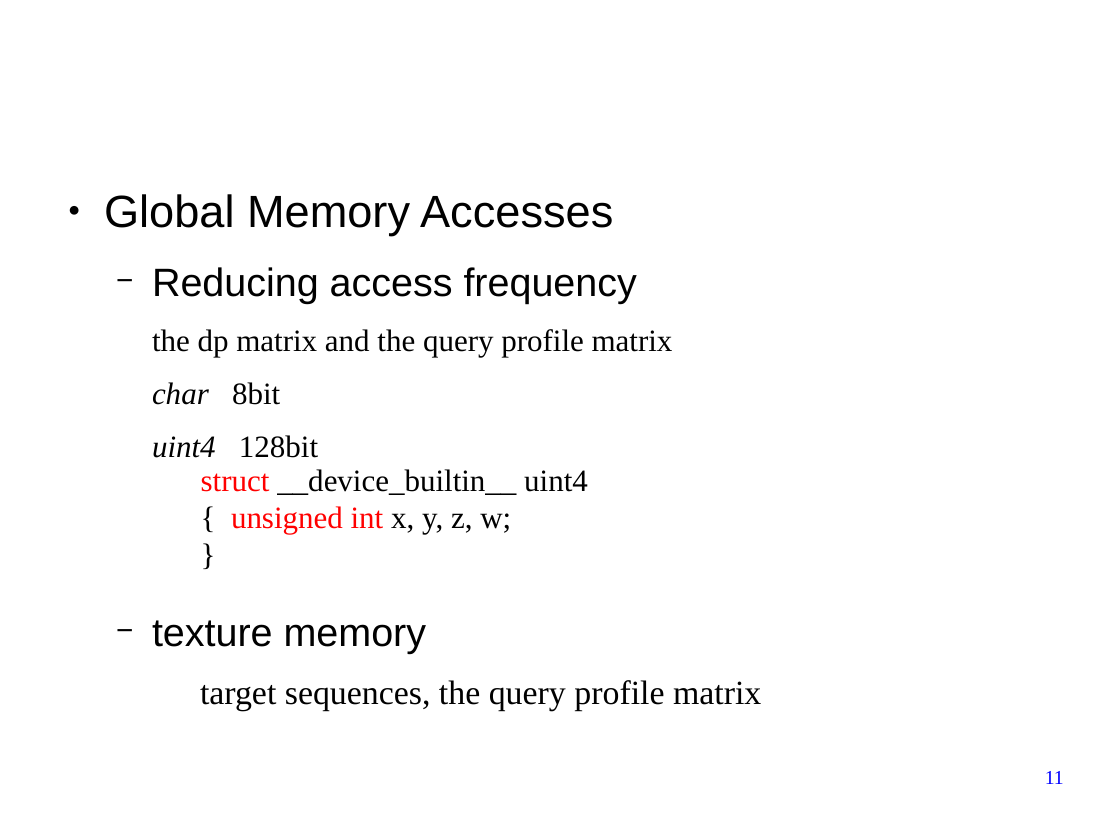
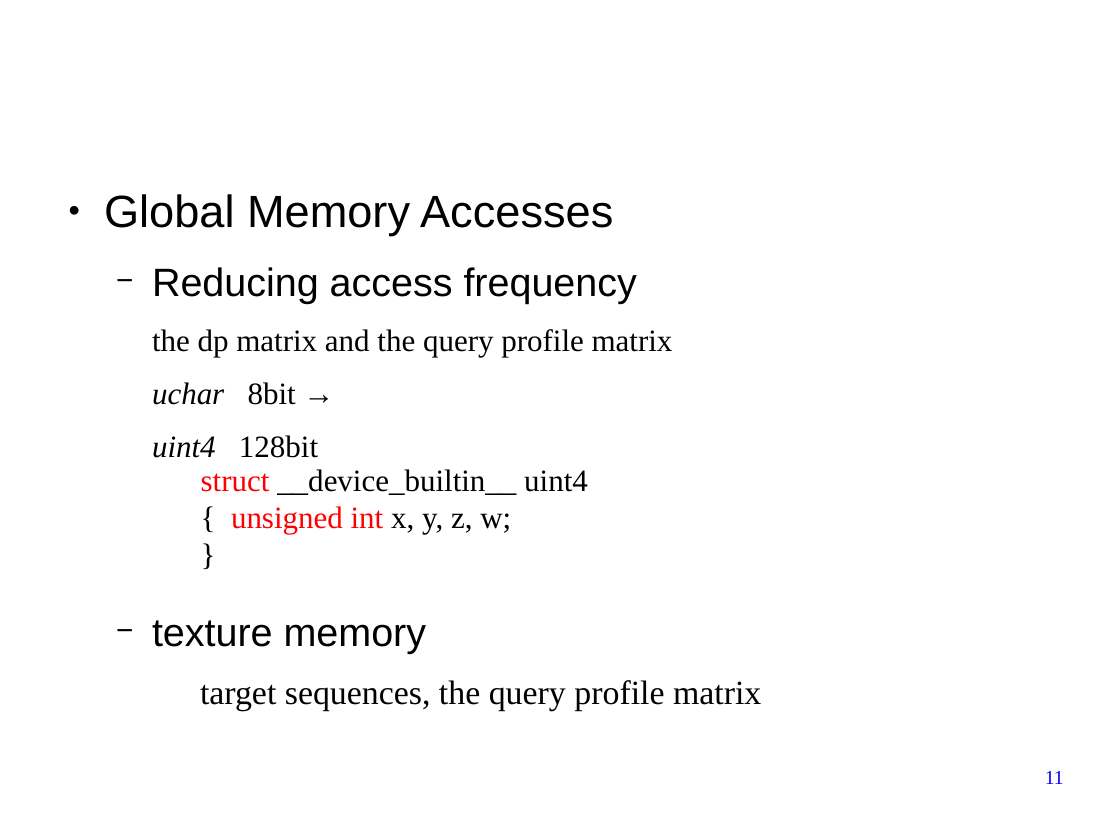
Before and after one commit to forestcheng/cudahmmsearch, a slide deck: slide 11 of thesis/thesisDefense.odp. Drawn at 1120x840 pixels with LibreOffice and Linux fonts; fonts in the diff are those of the drawing; background and template pictures are left out. Boxes give left, top, right and bottom in pixels: in the first picture for what was removed or moved away, otherwise in the second. Text is boxed around its words. In the diff, an @@ line names an element or a change of style, - is before the commit and + after.

```diff
--- a/thesis/thesisDefense.odp
+++ b/thesis/thesisDefense.odp
@@ text at <box>152,382,296,405</box>: text changed @@
-  char 8bit
+  uchar 8bit →
```
Also in this commit, not shown: 4 other slides changed.
